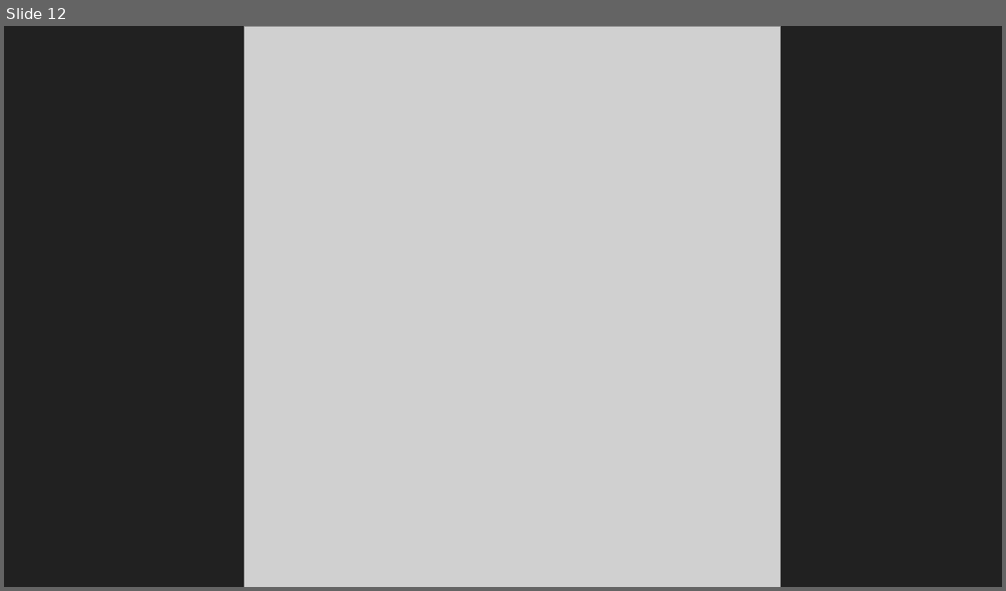
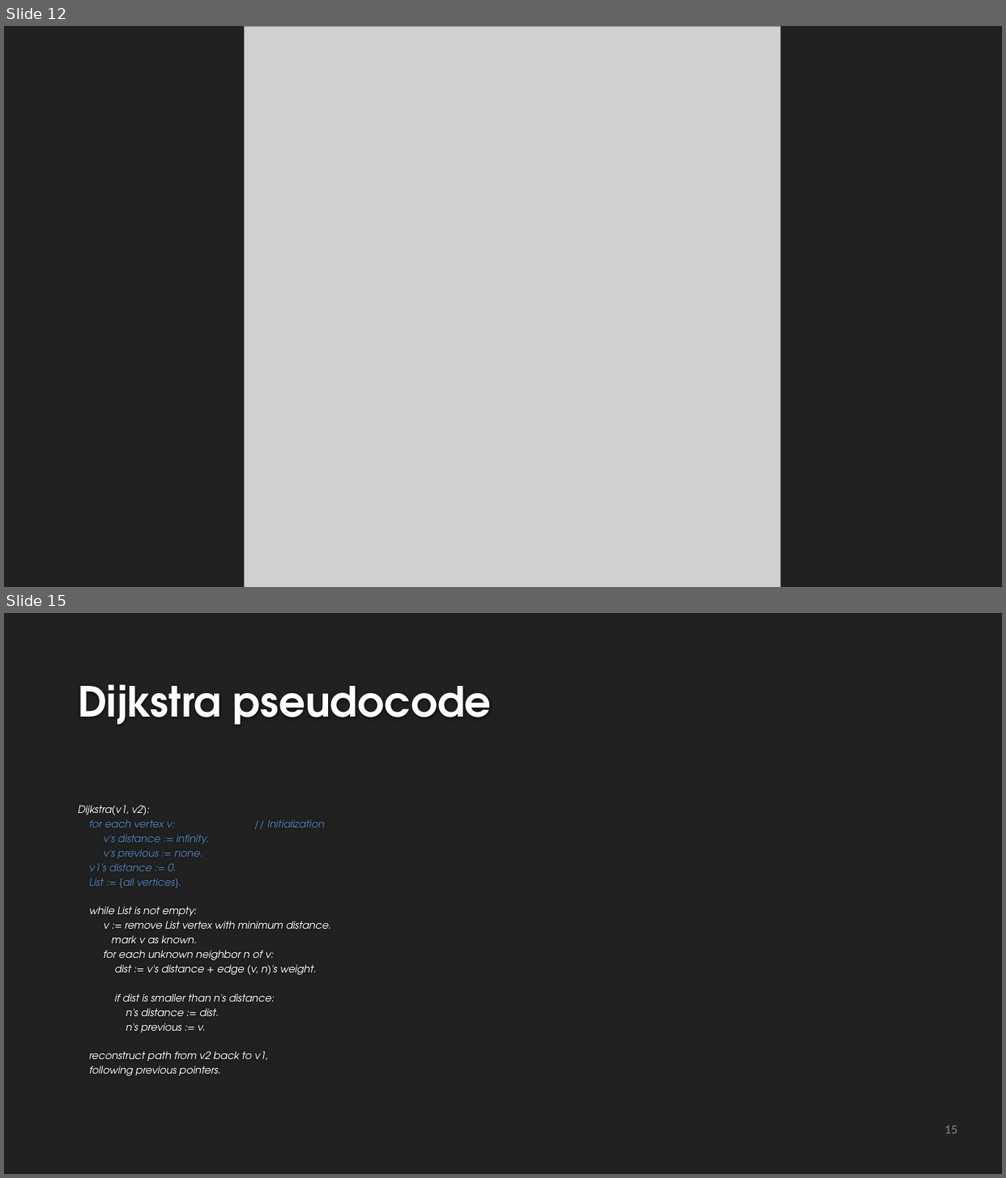
Before and after one commit to rohit0000/Graphs, a slide deck: Sorting.pptx. Shown one above the other, each under a label of ours: slide 12 before the commit, slides 12 and 15 after it; the slides between them are not shown. The pictures are 1006x591 and 1006x1178 pixels, drawn with LibreOffice and Linux fonts; fonts in the diff are those of the drawing; grey boxes stand for pictures; background and template pictures are left out. Boxes give left, top, right and bottom in pixels: in the first picture for what was removed or moved away, otherwise in the second. Text is boxed around its words. In the diff, an @@ line names an element or a change of style, - is before the commit and + after.

```diff
--- a/Sorting.pptx
+++ b/Sorting.pptx
@@ slide 15 added at <box>4,613,1002,1174</box>, background #212121 @@
@@ title added at <box>78,684,492,725</box>, 40 pt, text #FEFEFE, bold @@
+Dijkstra pseudocode
@@ text added at <box>78,805,331,1076</box>, 9.9 pt, text #FFFFFF, italic @@
+Dijkstra(v1, v2):
+for each vertex v: // Initialization
+v's distance := infinity.
+v's previous := none.
+v1's distance := 0.
+List := {all vertices}.
+while List is not empty:
+v := remove List vertex with minimum distance.
+mark v as known.
+for each unknown neighbor n of v:
+dist := v's distance + edge (v, n)'s weight.
+if dist is smaller than n's distance:
+n's distance := dist.
+n's previous := v.
+reconstruct path from v2 back to v1,
+following previous pointers.
@@ page number added at <box>944,1126,957,1134</box>, 12 pt, text #898989 @@
+15
```
Also in this commit, not shown: 1 slide changed, 22 other slides added.
